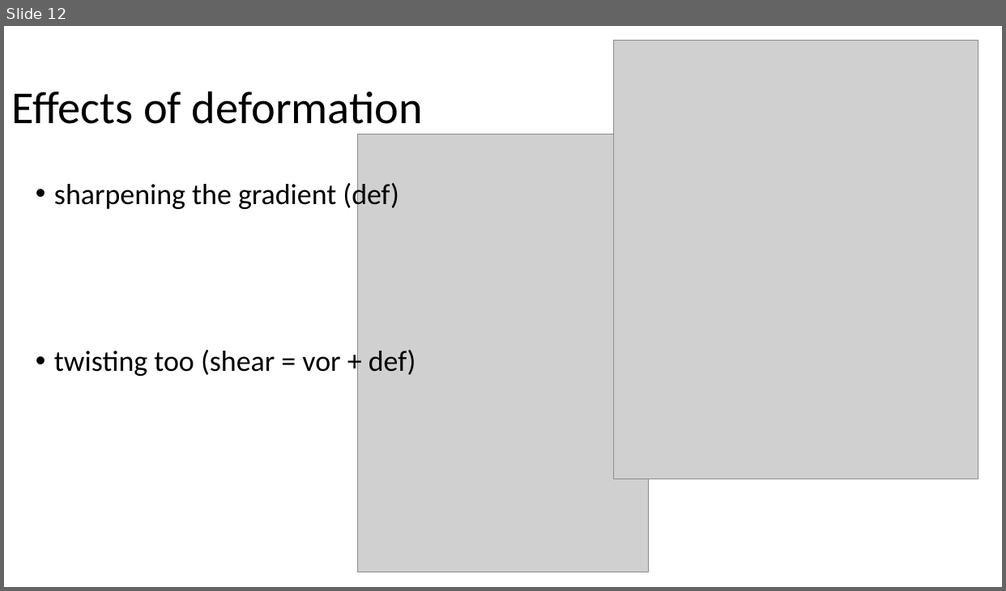
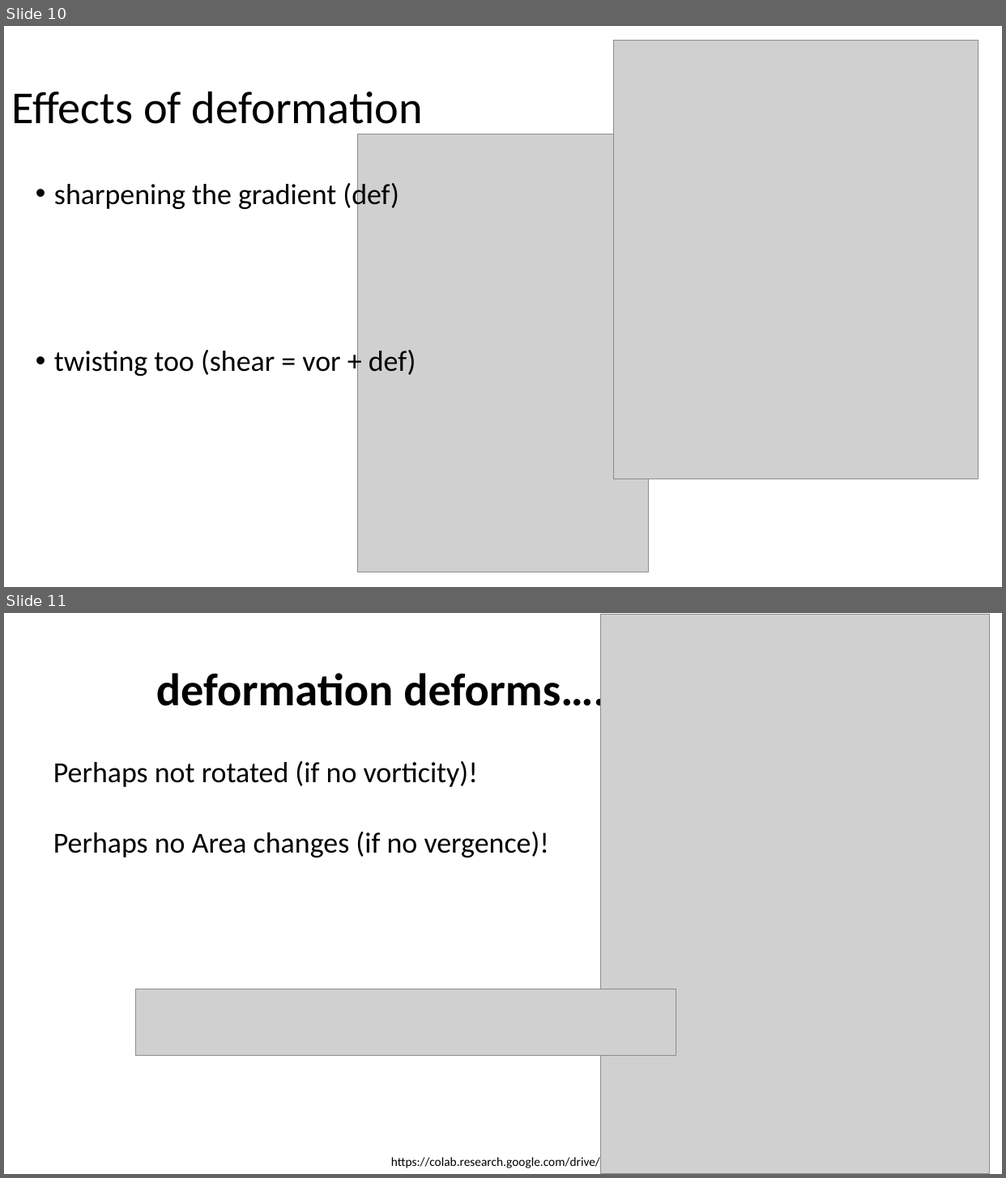
Before and after one commit to ATMOcanes/ATM651, a slide deck: WH_chapter7/Kinematics_WH_7.1.pptx. Shown one above the other, each under a label of ours: slide 12 before the commit, slides 10 and 11 after it. The pictures are 1006x591 and 1006x1178 pixels, drawn with LibreOffice and Linux fonts; fonts in the diff are those of the drawing; grey boxes stand for pictures. Boxes give left, top, right and bottom in pixels: in the first picture for what was removed or moved away, otherwise in the second. Text is boxed around its words. In the diff, an @@ line names an element or a change of style, - is before the commit and + after.

```diff
--- a/WH_chapter7/Kinematics_WH_7.1.pptx
+++ b/WH_chapter7/Kinematics_WH_7.1.pptx
@@ slide 11 added at (4,613,1002,1174), background #FFFFFF @@
@@ picture added at (601,614,990,1174) @@
@@ title added at (156,666,605,716), 44 pt, text #000000, bold @@
+deformation deforms…. . . .
@@ text added at (53,761,550,858), 28 pt, text #000000 @@
+Perhaps not rotated (if no vorticity)!
+Perhaps no Area changes (if no vergence)!
@@ picture added at (136,990,676,1056) @@
@@ text added at (391,1156,803,1170), 12 pt, text #000000 @@
+https://colab.research.google.com/drive/1uY31iYu5dZ5E9F-UoYrpWQf4UnJLvoKG
@@ what was slide 12 is now slide 10 @@
```
Also in this commit, not shown: 6 slides changed.
